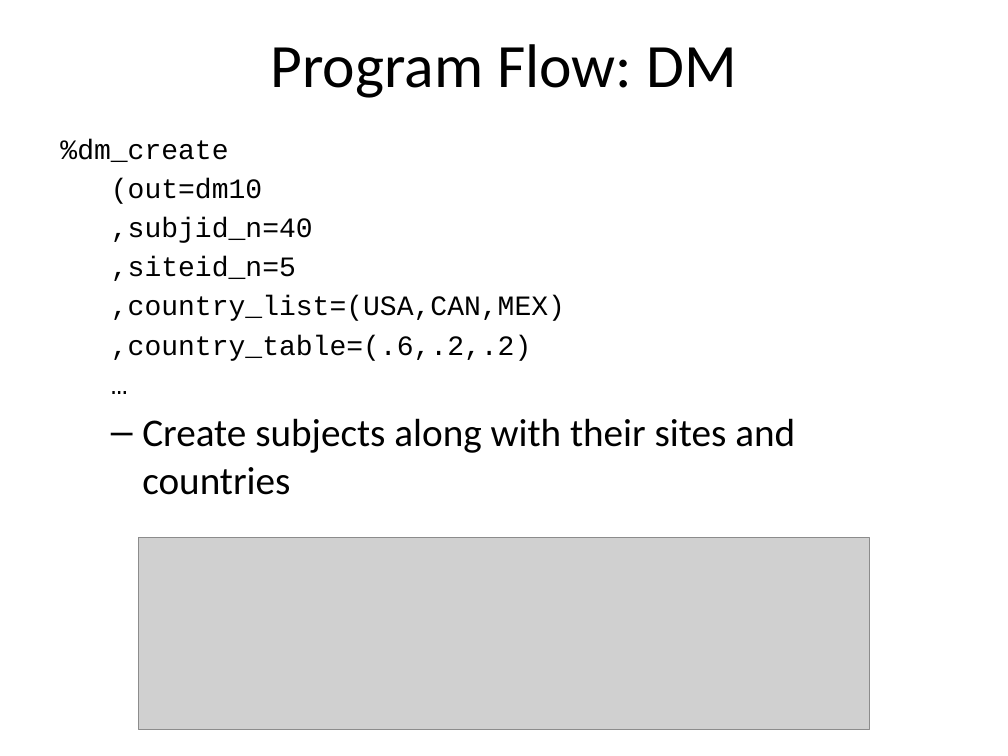
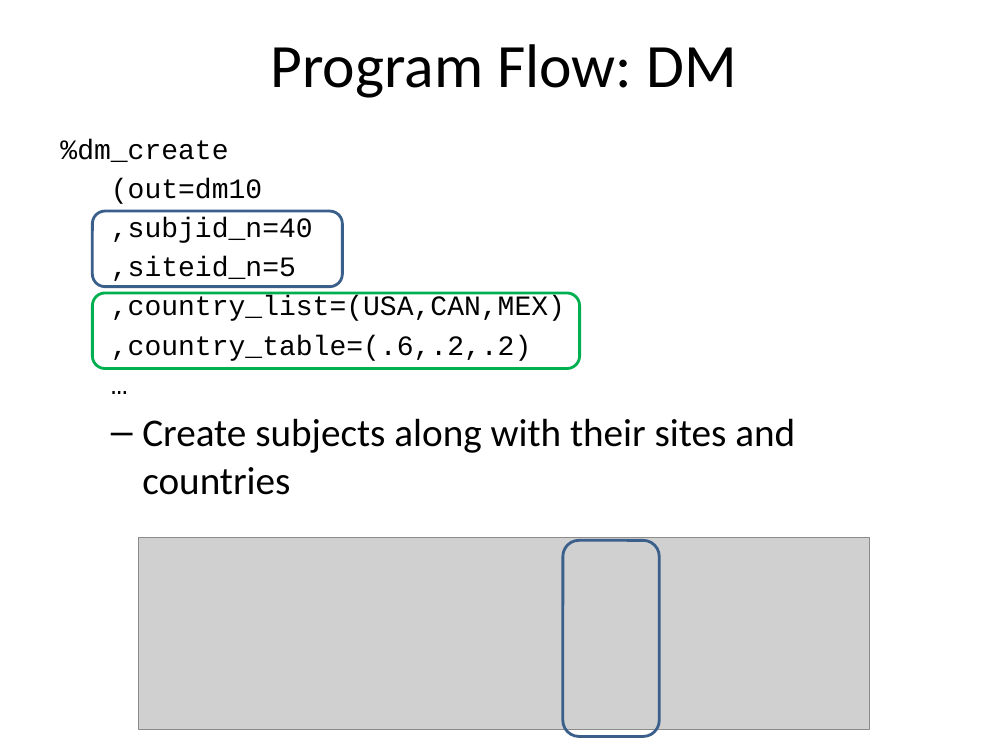
Before and after one commit to srosanba/sas-sdtm-simulator, a slide deck: slide 8 of doc/sas-sdtm-simulator.pptx (slide 6 before the commit). Drawn at 1008x756 pixels with LibreOffice and Linux fonts; fonts in the diff are those of the drawing; grey boxes stand for pictures. Boxes give left, top, right and bottom in pixels: in the first picture for what was removed or moved away, otherwise in the second. Text is boxed around its words. In the diff, an @@ line names an element or a change of style, - is before the commit and + after.

```diff
--- a/doc/sas-sdtm-simulator.pptx
+++ b/doc/sas-sdtm-simulator.pptx
@@ rounded rectangle added at box(93, 211, 343, 286), outline #3A5F8C 2 pt @@
@@ rounded rectangle added at box(93, 293, 580, 369), outline #00B050 2 pt @@
@@ rounded rectangle added at box(562, 540, 659, 737), outline #3A5F8C 2 pt @@
```
Also in this commit, not shown: 2 other slides changed, 7 slides added, 1 slide removed.
